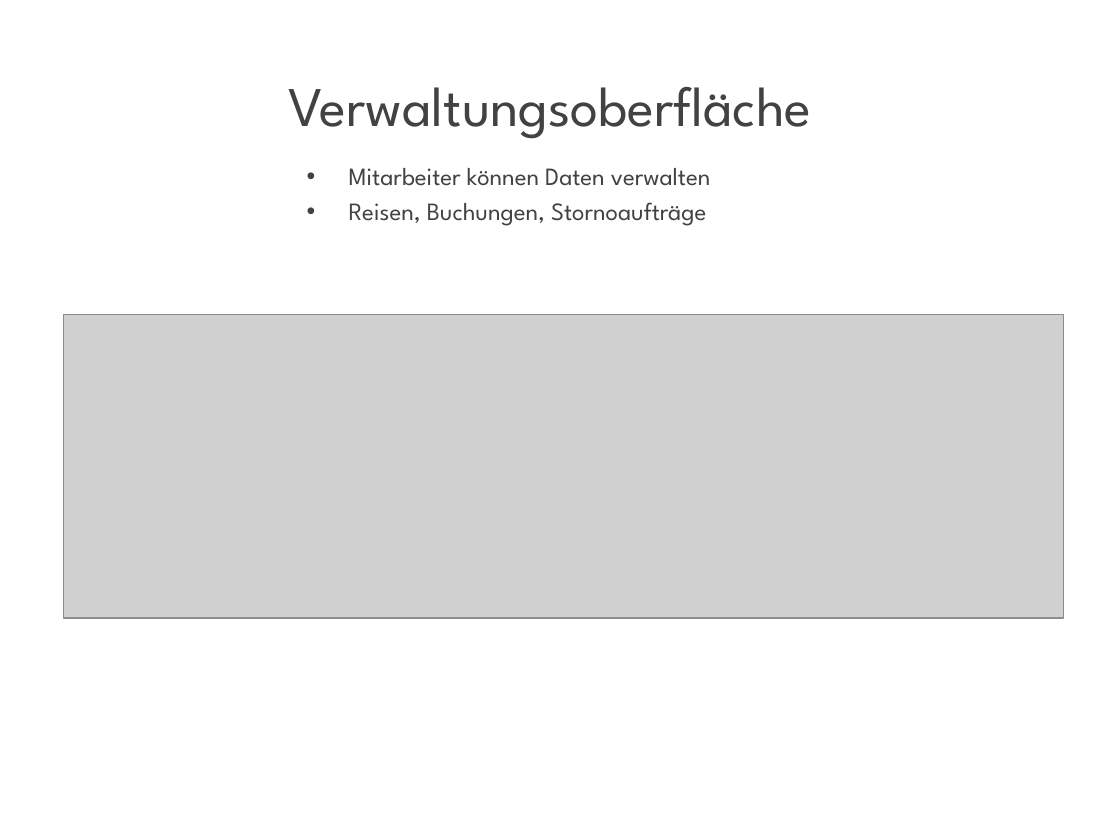
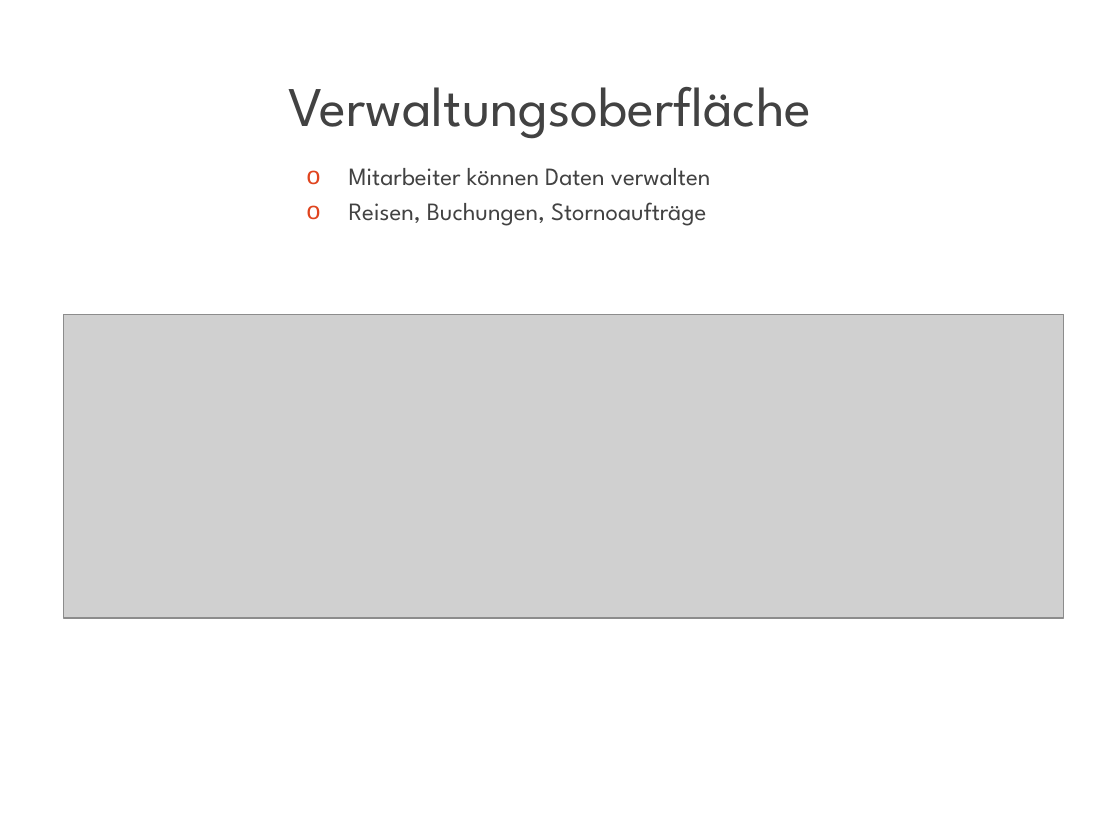
Before and after one commit to pundt/ITIN20AKT, a slide deck: slide 8 of Dokumentation/EndPräsentation.pptx. Drawn at 1120x840 pixels with LibreOffice and Linux fonts; fonts in the diff are those of the drawing; grey boxes stand for pictures; background and template pictures are left out. Boxes give left, top, right and bottom in pixels: in the first picture for what was removed or moved away, otherwise in the second. Text is boxed around its words. In the diff, an @@ line names an element or a change of style, - is before the commit and + after.

```diff
--- a/Dokumentation/EndPräsentation.pptx
+++ b/Dokumentation/EndPräsentation.pptx
@@ text "Mitarbeiter können Daten verwalten" at [349, 168, 711, 226]: bullet • to o @@
```
Also in this commit, not shown: 6 other slides changed, 1 other file.
